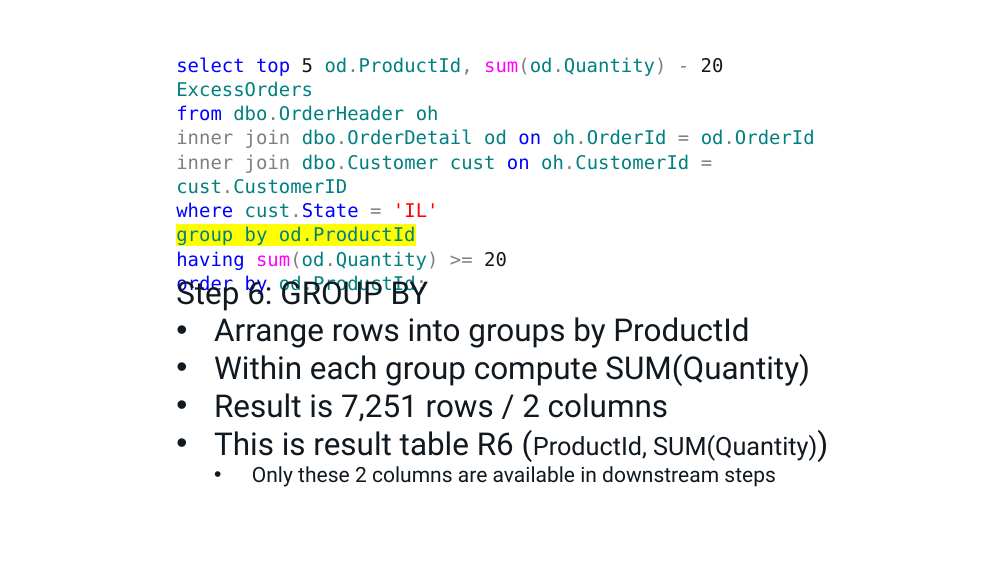
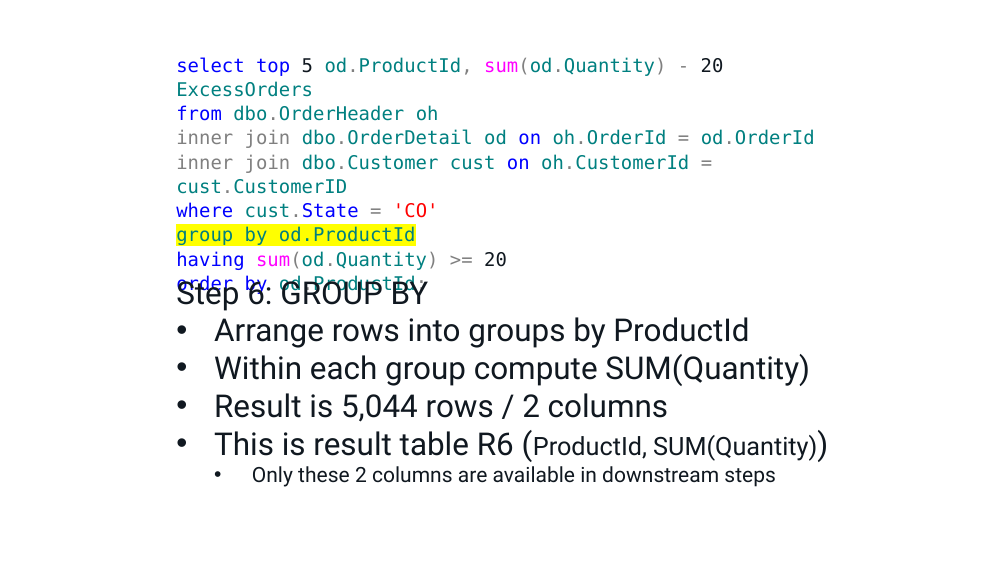
Before and after one commit to tf3604/OptimizerPresentation, a slide deck: slide 15 of Optimizer.pptx (slide 14 before the commit). Drawn at 1008x567 pixels with LibreOffice and Linux fonts; fonts in the diff are those of the drawing; background and template pictures are left out. Boxes give left, top, right and bottom in pixels: in the first picture for what was removed or moved away, otherwise in the second. Text is boxed around its words. In the diff, an @@ line names an element or a change of style, - is before the commit and + after.

```diff
--- a/Optimizer.pptx
+++ b/Optimizer.pptx
@@ text at box(176, 202, 439, 218): text changed @@
-where cust.State = 'IL'
+where cust.State = 'CO'
@@ text at box(214, 393, 668, 422): text changed @@
-• Result is 7,251 rows / 2 columns
+• Result is 5,044 rows / 2 columns
```
Also in this commit, not shown: 62 other slides changed, 1 slide added.
